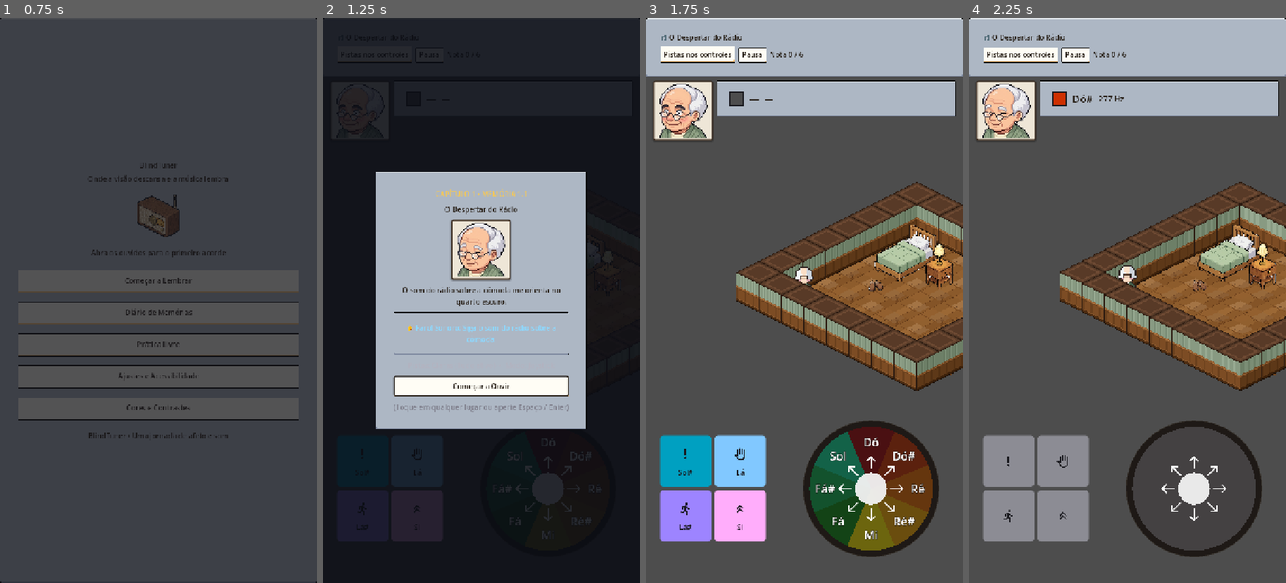
Above: before the commit, frames 1-4 (left to right).
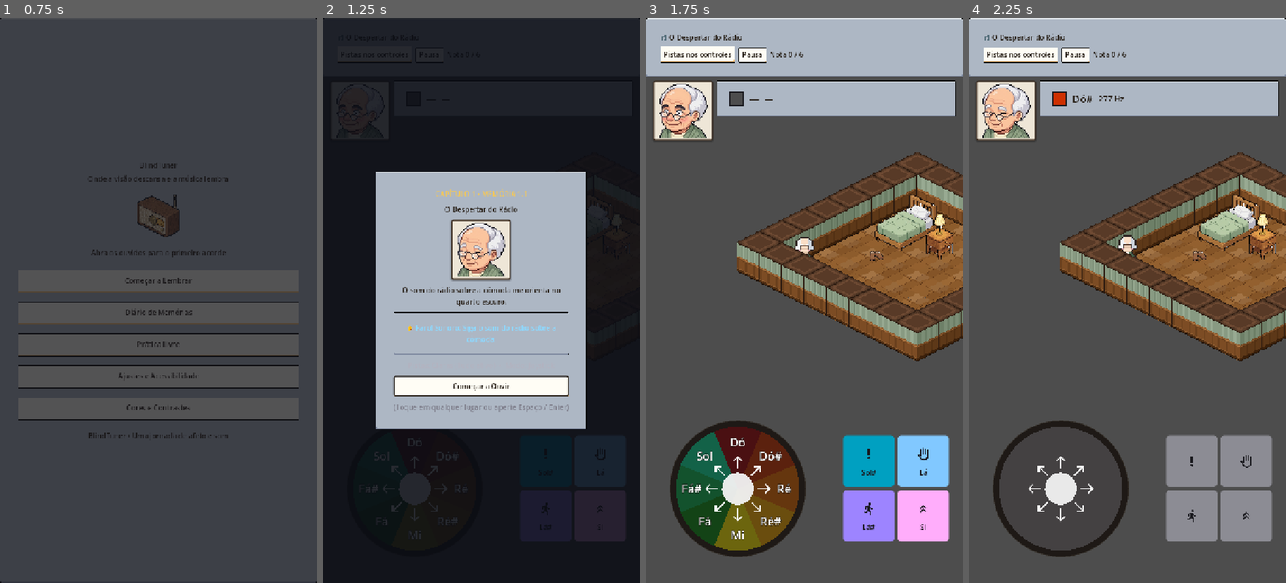
Above: after the commit, the same moments.

Repository: JDaniloC/BlindTuner
Game: Godot game, scene res://scenes/MainMenu.tscn
The game is run twice, just before and just after one commit, with the same random seed, the same clock (stepped at 60 frames per second) and the same inputs.
Inputs:
- Up to frame 1 (0.75 s): click "Começar a Lembrar" at 0.5 s
- Up to frame 2 (1.25 s): no input
- Up to frame 3 (1.75 s): click "Começar a Ouvir" at 1.25 s
- Up to frame 4 (2.25 s): click "Pistas nos controles" at 2 s

Frame 1 is identical in both runs. In frame 2, 6.0% of the frame differs, in the area x 7-96%, y 32-93%; in frame 3, 36%, in the area x 4-100%, y 23-96%; in frame 4, 31%.

Commit message:
feat(ux): invert bottom controls to canonical layout and center camera in useful gameplay window

Diff:
--- a/godot/scenes/Playground.tscn
+++ b/godot/scenes/Playground.tscn
@@ -50,13 +50,13 @@
 offset_bottom = 216.0
 
 [node name="DirectionJoystick" parent="UI" instance=ExtResource("3")]
-anchor_left = 1.0
+anchor_left = 0.0
 anchor_top = 1.0
-anchor_right = 1.0
+anchor_right = 0.0
 anchor_bottom = 1.0
-offset_left = -385.0
+offset_left = 32.0
 offset_top = -390.5
-offset_right = -32.0
+offset_right = 385.0
 offset_bottom = -37.5
 
 [node name="PianoInput" parent="UI" instance=ExtResource("93")]
@@ -84,11 +84,11 @@
 [node name="GameHUD" parent="UI" instance=ExtResource("91")]
 
 [node name="SpecialActionPanel" parent="UI" instance=ExtResource("92")]
-anchor_left = 0.0
+anchor_left = 1.0
 anchor_top = 1.0
-anchor_right = 0.0
+anchor_right = 1.0
 anchor_bottom = 1.0
-offset_left = 32.0
+offset_left = -272.0
 offset_top = -334.0
-offset_right = 272.0
+offset_right = -32.0
 offset_bottom = -94.0
--- a/godot/scripts/Playground.gd
+++ b/godot/scripts/Playground.gd
@@ -66,6 +66,12 @@
 # A nota dura NOTE_DURATION_SEC=0.6s; 0.5s deixa o pitch ser percebido antes do "erro".
 const COLLISION_SFX_DELAY := 0.5
 
+## Deslocamento vertical da câmera para centralizar a visão do personagem na janela
+## útil da sala isométrica (entre a barra superior Y=252 e os controles da base Y=889).
+## Em zoom 1.6x, 42px no mundo correspondem a ~67px na tela (640 - 67 = 573px,
+## o centro exato da janela desobstruída).
+const CAMERA_VIEWPORT_OFFSET_Y := 42.0
+
 var _wall_tiles: Dictionary = {}
 var _shake_remaining := 0.0
 var _flash_tween: Tween
@@ -83,6 +89,7 @@
 	_character.grid_position = first_map.start_grid
 	_character.blocked_tiles = _wall_tiles
 	_character.position = _character.grid_to_world(first_map.start_grid)
+	_camera.position = _character.position + Vector2(0.0, CAMERA_VIEWPORT_OFFSET_Y)
 	_character.blocked.connect(_on_character_blocked)
 	_character.armed_state_changed.connect(_special_actions.on_armed_state_changed)
 	_character.armed_state_changed.connect(_piano_input.on_armed_state_changed)
@@ -198,6 +205,7 @@
 	_character.grid_position = map.start_grid
 	_character.blocked_tiles = _wall_tiles
 	_character.position = _character.grid_to_world(map.start_grid)
+	_camera.position = _character.position + Vector2(0.0, CAMERA_VIEWPORT_OFFSET_Y)
 	if start_conductor:
 		_conductor.start()
 	_hud.set_progress(0, preset.notes.size())
@@ -686,7 +694,8 @@
 
 func _process(delta: float) -> void:
 	var alpha := 1.0 - pow(0.9, delta * 60.0)
-	_camera.position = _camera.position.lerp(_character.position, alpha)
+	var target_cam_pos := _character.position + Vector2(0.0, CAMERA_VIEWPORT_OFFSET_Y)
+	_camera.position = _camera.position.lerp(target_cam_pos, alpha)
 	if _vision_overlay != null and is_instance_valid(_vision_overlay):
 		var screen_pos: Vector2 = _character.get_global_transform_with_canvas().origin
 		var vp_size: Vector2 = get_viewport_rect().size
--- a/godot/tests/test_playground_input_layout.gd
+++ b/godot/tests/test_playground_input_layout.gd
@@ -147,3 +147,21 @@
 	var portrait := (p.get_node("UI/CharacterPortrait") as Control).get_global_rect()
 	var note_panel := (p.get_node("UI/NotePanel") as Control).get_global_rect()
 	assert_false(portrait.intersects(note_panel), "o CharacterPortrait sobrepõe o NotePanel")
+
+func test_joystick_is_on_the_left_and_actions_are_on_the_right():
+	# Convenção canônica da indústria e ergonomia bimanual mobile:
+	# D-Pad/Direcional no polegar esquerdo (X < 360), Ações no polegar direito (X > 360).
+	var p = _playground_at_design_size()
+	await wait_frames(2)
+	var j_rect := (p.get_node("UI/DirectionJoystick") as Control).get_global_rect()
+	var a_rect := (p.get_node("UI/SpecialActionPanel") as Control).get_global_rect()
+	assert_lt(j_rect.get_center().x, 360.0, "o joystick deve ficar no quadrante esquerdo")
+	assert_gt(a_rect.get_center().x, 360.0, "o painel de ações deve ficar no quadrante direito")
+
+func test_camera_viewport_offset_centers_character_in_useful_gameplay_window():
+	var p = _playground_at_design_size()
+	await wait_frames(2)
+	assert_gt(p.CAMERA_VIEWPORT_OFFSET_Y, 0.0, "a câmera deve possuir offset vertical para compensar a UI")
+	var target_y: float = p._character.position.y + p.CAMERA_VIEWPORT_OFFSET_Y
+	assert_almost_eq(p._camera.position.y, target_y, 1.0,
+		"a câmera deve centrar o personagem na janela útil de jogo")
